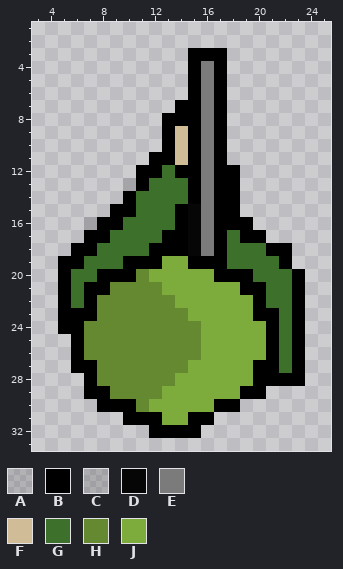
File history of a pixel-art sprite, Assets/ShooterSpritePack/Sprites/PlayerRun/Soldier_Run9.png. Above, as it was before the edit.
The file is 29x45 pixels. Pixels under 10% opacity are left out. Colours within 5 levels of each other are drawn and written as one. Shown: x 3..25, y 1..33.
Palette (. is transparent): A #00000021  B #000000  C #07060729  D #070607  E #7b7b7b  F #d1bc98  G #3d712b  H #658930  J #7dab3c
Pixels before, first column x 5:
 3 ..........BBB......
 4 ..........BEB......
 5 ..........BEB......
 6 ..........BEB......
 7 .........BBEB......
 8 ........BBBEB......
 9 ........BFBEB......
10 ........BFBEB......
11 .......BBFBEB......
12 ......BBGBBEBB.....
13 .....ABGGGBEBB.....
14 .....BGGGGBEBB.....
15 ....BBGGGBDEBB.....
16 ..CBBGGGGBDEBBB....
17 ..BBGGGGBBDEBGBB...
18 .BBGGGGBBBDEBGGGBB.
19 BBGGGBBBJJBBBGGGGB.
20 BGGBBBHJJJJJBBBGGGB
21 BGBBHHHHJJJJJJBBGGB
22 BGBHHHHHHJJJJJJBGGB
23 BBBHHHHHHHJJJJJBBGB
24 BBHHHHHHHHHJJJJJBGB
25 .BHHHHHHHHHJJJJJBGB
26 .BHHHHHHHHHJJJJJBGB
27 .BBHHHHHHHJJJJJBBGB
28 ..BHHHHHHJJJJJJBBBB
29 ..BBHHHHJJJJJJBB...
30 ...BBBHJJJJJBB.....
31 .....BBBJJBB.......
32 .......BBBB........
New version:
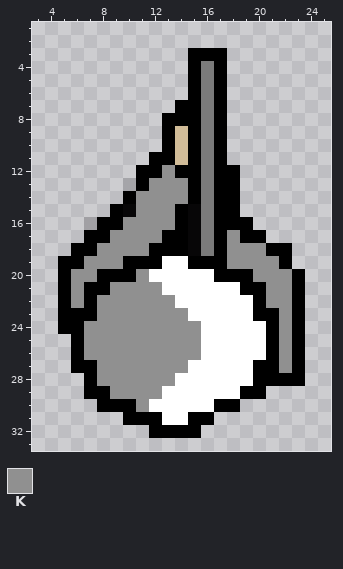
Colours new in this view: K #909090
The exact change:
colour J: #7dab3c -> #ffffff
Changed rows in their new state; - is a pixel that keeps its letter.
first column x 6:
12 -------K---------
13 ------KKK--------
14 -----KKKK--------
15 ----DKKK---------
16 ----KKKK---------
17 ---KKKK-----K----
18 --KKKK------KKK--
19 -KKK--------KKKK-
20 KK---K--------KKK
21 K--KKKK--------KK
22 K-KKKKKK-------KK
23 --KKKKKKK-------K
24 -KKKKKKKKK------K
25 -KKKKKKKKK------K
26 -KKKKKKKKK------K
27 --KKKKKKK-------K
28 --KKKKKK---------
29 ---KKKK----------
30 -----K-----------
